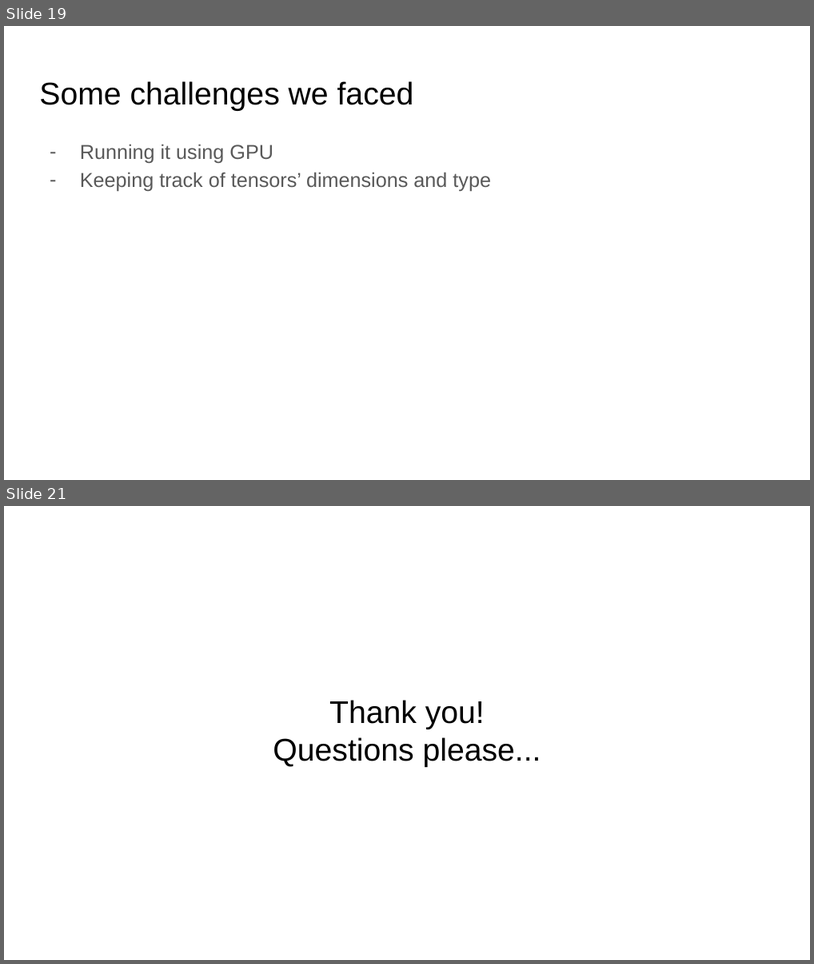
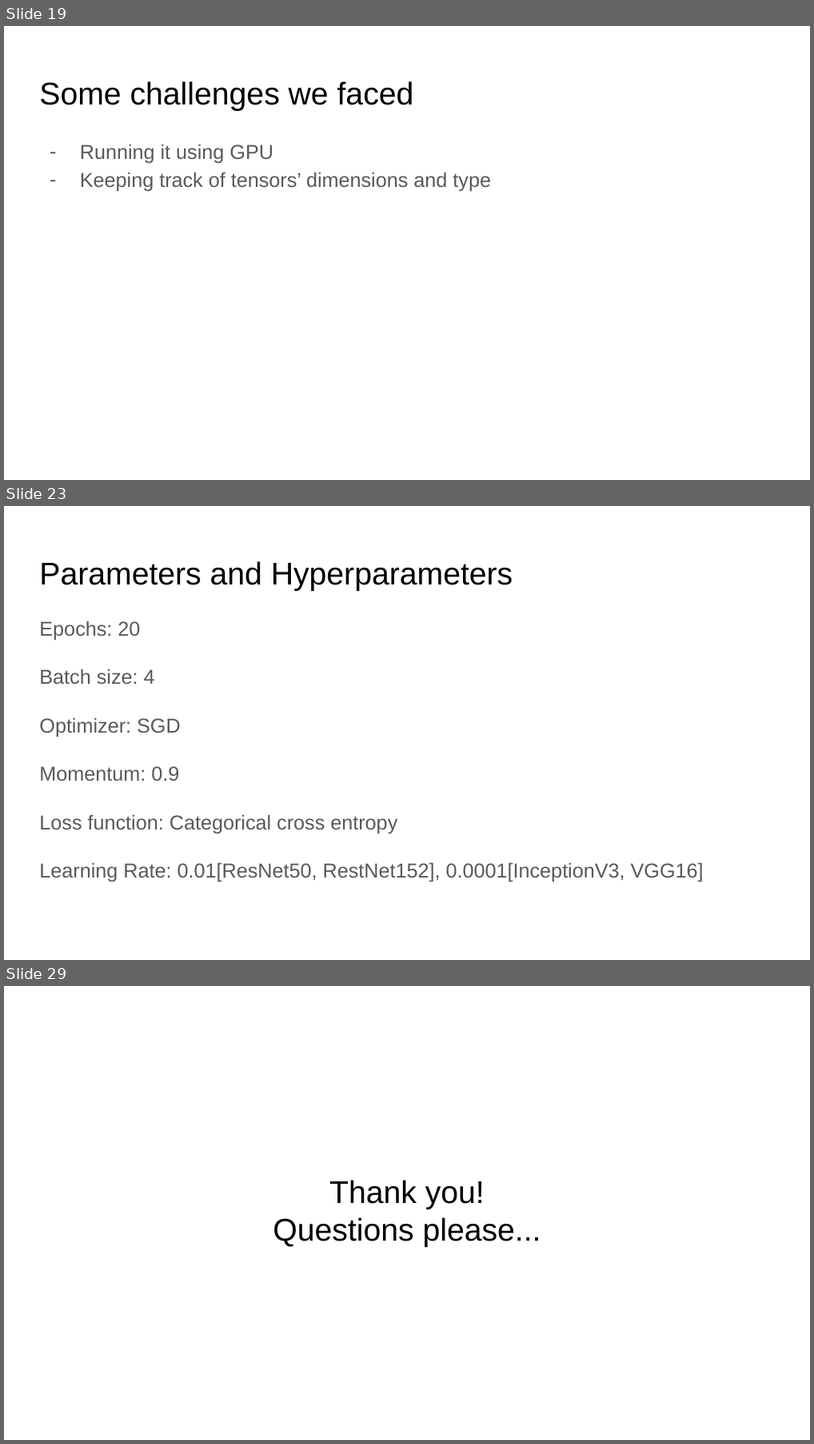
Before and after one commit to KrishnaGarg/gesture-recognition, a slide deck: HAND GESTURE RECOGNITION.pptx. Shown one above the other, each under a label of ours: slides 19 and 21 before the commit, slides 19, 23 and 29 after it; the slides between them are not shown. The pictures are 814x964 and 814x1444 pixels, drawn with LibreOffice and Linux fonts; fonts in the diff are those of the drawing. Boxes give left, top, right and bottom in pixels: in the first picture for what was removed or moved away, otherwise in the second. Text is boxed around its words. In the diff, an @@ line names an element or a change of style, - is before the commit and + after.

```diff
--- a/HAND GESTURE RECOGNITION.pptx
+++ b/HAND GESTURE RECOGNITION.pptx
@@ slide 23 added at [4, 506, 810, 960], background #FFFFFF @@
@@ title added at [39, 561, 514, 591], 28 pt, text #000000 @@
+Parameters and Hyperparameters
@@ text added at [39, 620, 704, 881], 18 pt, text #595959 @@
+Epochs: 20
+Batch size: 4
+Optimizer: SGD
+Momentum: 0.9
+Loss function: Categorical cross entropy
+Learning Rate: 0.01[ResNet50, RestNet152], 0.0001[InceptionV3, VGG16]
@@ what was slide 21 is now slide 29 @@
```
Also in this commit, not shown: 3 slides changed, 7 other slides added.
